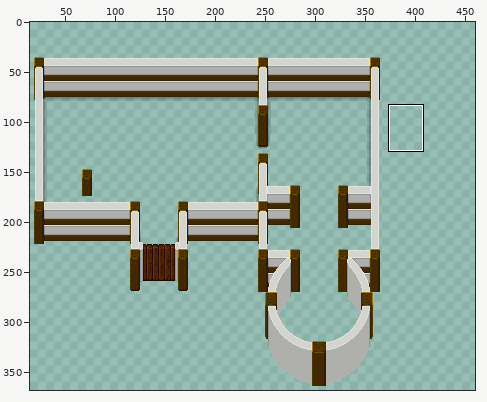
Sprite sheet: img/inn_lvl1.png. The first picture is a wide view before the edit; the outline marks the close-up.
Close-up. The starting point:
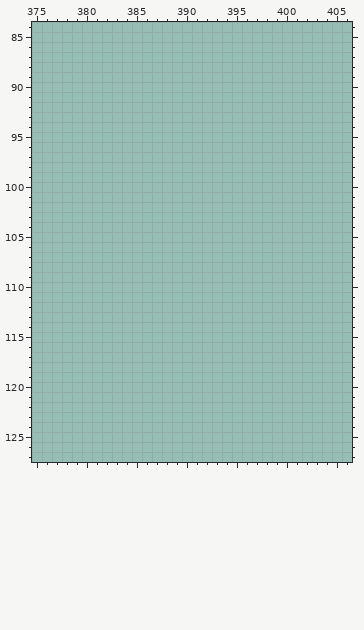
The file is 480x400 pixels. Colours within 5 levels of each other are drawn and written as one. Shown: x 375..406, y 84..127. The wide view leaves out empty margins. The commit also changed other parts of the picture, which this record leaves out.
And afterwards:
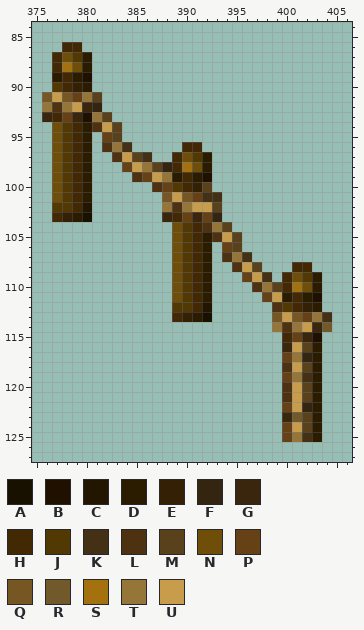
Palette (. is transparent): A #191100  B #201000  C #221600  D #2b1c00  E #342004  F #342510  G #3a250d  H #432804  J #523903  K #443115  L #4d3111  M #59411b  N #6e4e09  P #664116  Q #765623  R #71592b  S #a3720f  T #967638  U #c79c4a
Changes in this commit:
Changed rows in their new state; - is an unchanged pixel.
first column x 376:
 86 --HH-------------------------
 87 -HNJD------------------------
 88 -HSND------------------------
 89 -DHDB------------------------
 90 -JHED------------------------
 91 QUQPTM-----------------------
 92 TLTUGF-----------------------
 93 GHPGBTM----------------------
 94 -NJHDLUM---------------------
 95 -NJHD-PM---------------------
 96 -NJHD-LTK-----HH-------------
 97 -NJHD--LUMK--HNJD------------
 98 -NJHD---PUTMFHSND------------
 99 -NJHD----LPUTDHDB------------
100 -NJHD------LPJHEM------------
101 -NJHD-------QUQPKK-----------
102 -JJHC-------TLTUUM-----------
103 -HEDA-------GHPGPF-----------
104 -------------NJHLTM----------
105 -------------NJHDLUM---------
106 -------------NJHD-PM---------
107 -------------NJHD-LTK--------
108 -------------NJHD--LUM---HH--
109 -------------NJHD---PUK-HNJD-
110 -------------NJHD----LTMHSND-
111 -------------NJHD-----PUDHDB-
112 -------------JJHC------LJHED-
113 -------------HEDA------QUQPTK
114 -----------------------TLTUGR
115 ------------------------HPGB-
116 ------------------------GUMD-
117 ------------------------PTFD-
118 ------------------------LUMD-
119 ------------------------PTKD-
120 ------------------------LUMD-
121 ------------------------LUMD-
122 ------------------------PUFD-
123 ------------------------GRMD-
124 ------------------------PUMD-
125 ------------------------PTKD-
Changed places in both close-ups, as pixel boxes (x1, y1, x2, y2):
added: (42, 42, 332, 442)
